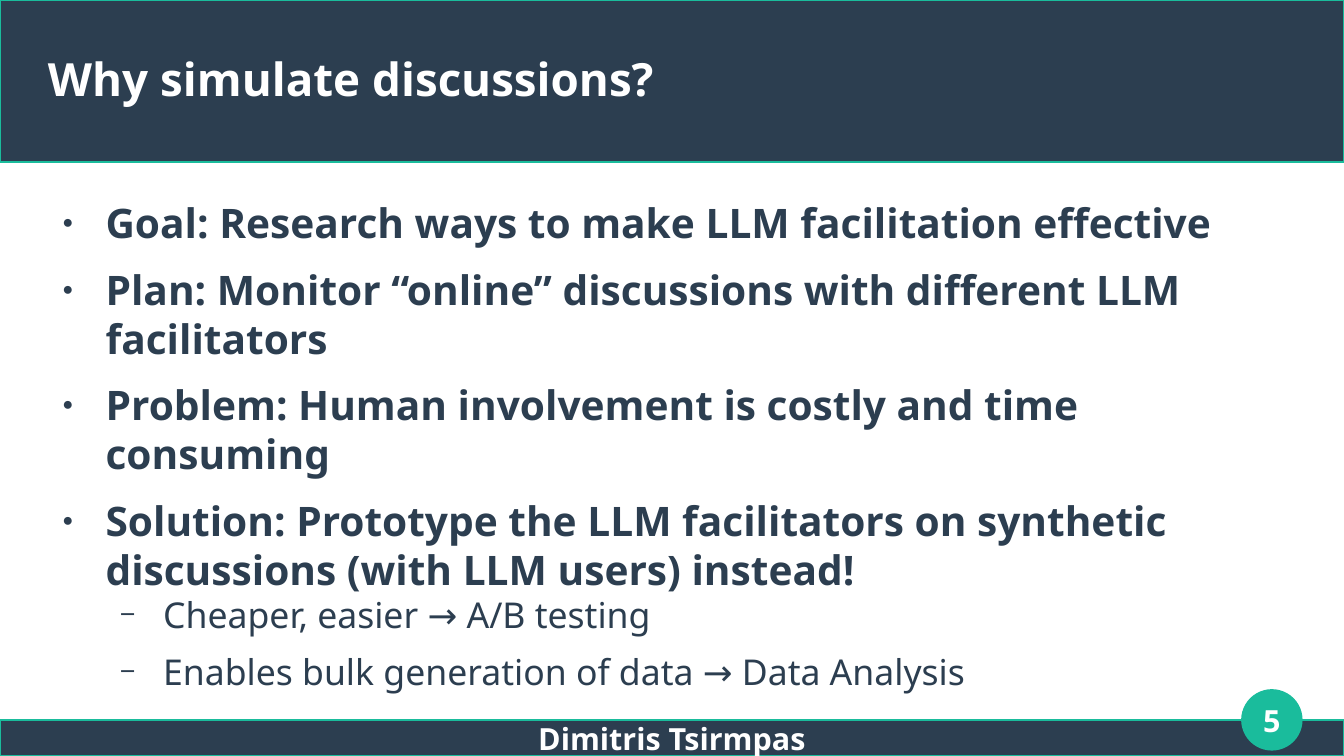
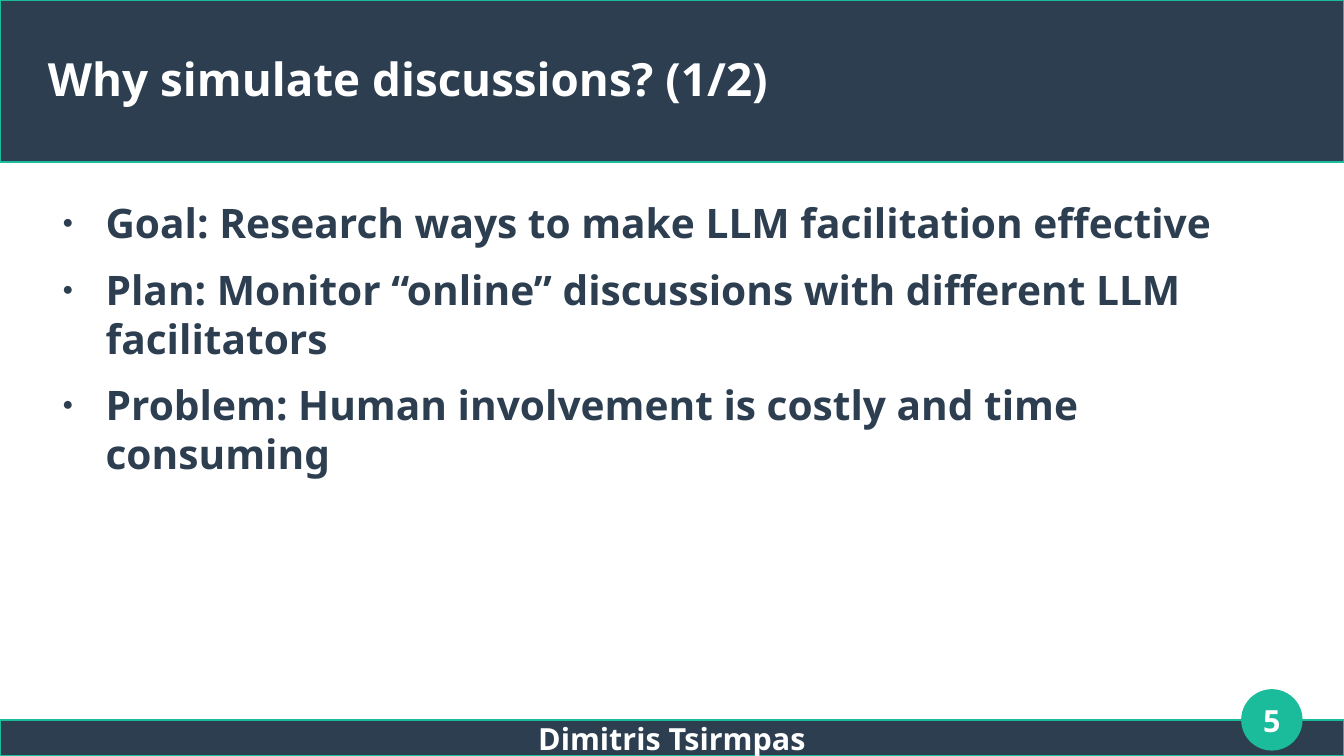
Before and after one commit to dimits-ts/llm_moderation_research, a slide deck: slide 5 of presentations/thesis.odp. Drawn at 1344x756 pixels with LibreOffice and Linux fonts; fonts in the diff are those of the drawing. Boxes give left, top, right and bottom in pixels: in the first picture for what was removed or moved away, otherwise in the second. Text is boxed around its words. In the diff, an @@ line names an element or a change of style, - is before the commit and + after.

```diff
--- a/presentations/thesis.odp
+++ b/presentations/thesis.odp
@@ title at bbox=[48, 61, 767, 107]: text changed @@
-Why simulate discussions?
+Why simulate discussions? (1/2)
@@ text at bbox=[106, 505, 1166, 694]: paragraphs removed @@
-● Solution: Prototype the LLM facilitators on synthetic discussions (with LLM users) instead!
-  − Cheaper, easier → A/B testing
-  − Enables bulk generation of data → Data Analysis
```
Also in this commit, not shown: 13 other slides changed, 7 slides added, 1 slide removed.
